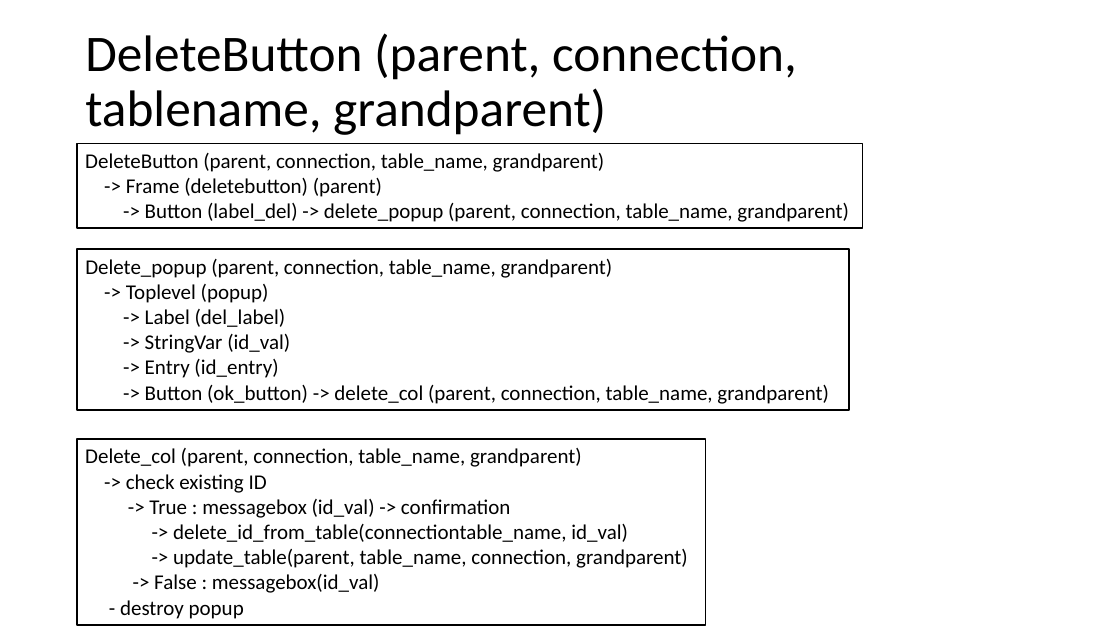
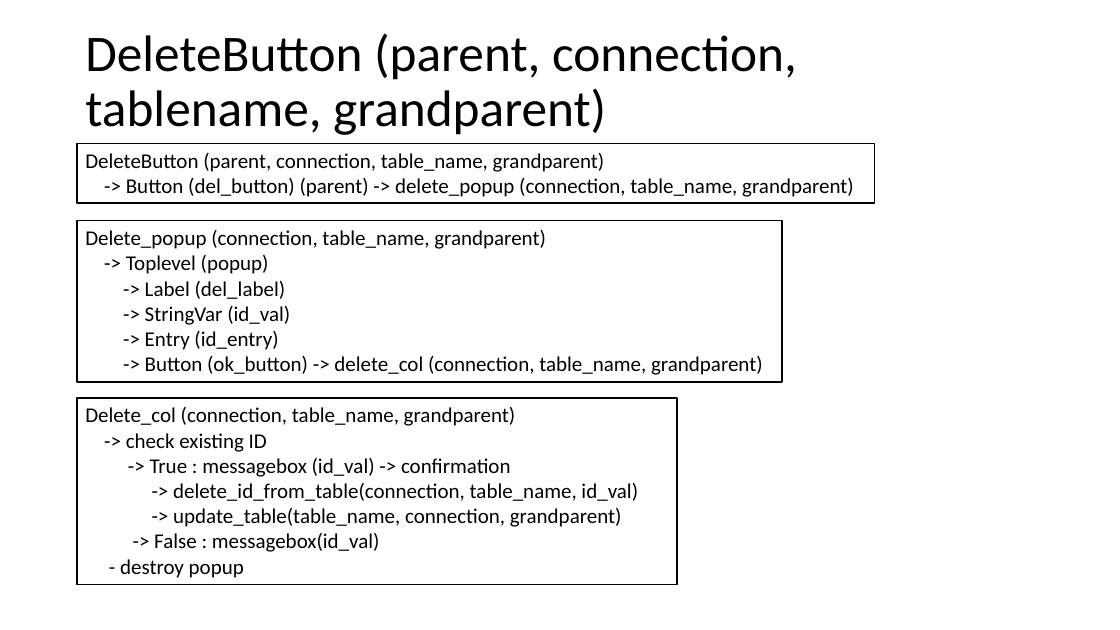
Before and after one commit to jcorain/CollaSci, a slide deck: slide 4 of GUI_schema.pptx. Drawn at 1120x630 pixels with LibreOffice and Linux fonts; fonts in the diff are those of the drawing. Boxes give left, top, right and bottom in pixels: in the first picture for what was removed or moved away, otherwise in the second. Text is boxed around its words. In the diff, an @@ line names an element or a change of style, - is before the commit and + after.

```diff
--- a/GUI_schema.pptx
+++ b/GUI_schema.pptx
@@ rectangle "DeleteButton (parent, connection, table_name, grandparent)": place and size @@
-rectangle "DeleteButton (parent, connection, table_name, grandparent)" at [77,144,863,229]
+rectangle "DeleteButton (parent, connection, table_name, grandparent)" at [77,144,875,203]
@@ text in rectangle at [126,178,854,197]: text changed @@
--> Frame (deletebutton) (parent)
--> Button (label_del) -> delete_popup (parent, connection, table_name, grandparent)
+-> Button (del_button) (parent) -> delete_popup (connection, table_name, grandparent)
@@ rectangle "Delete_popup (connection, table_name, grandparent)": place and size @@
-rectangle "Delete_popup (connection, table_name, grandparent)" at [77,250,849,411]
+rectangle "Delete_popup (connection, table_name, grandparent)" at [77,221,782,382]
@@ text in rectangle at [85,230,546,249]: text changed @@
-Delete_popup (parent, connection, table_name, grandparent)
+Delete_popup (connection, table_name, grandparent)
@@ text in rectangle at [145,356,763,375]: text changed @@
--> Button (ok_button) -> delete_col (parent, connection, table_name, grandparent)
+-> Button (ok_button) -> delete_col (connection, table_name, grandparent)
@@ rectangle "Delete_col (connection, table_name, grandparent)": place and size @@
-rectangle "Delete_col (connection, table_name, grandparent)" at [77,439,706,625]
+rectangle "Delete_col (connection, table_name, grandparent)" at [77,398,678,585]
@@ text in rectangle at [85,407,516,426]: text changed @@
-Delete_col (parent, connection, table_name, grandparent)
+Delete_col (connection, table_name, grandparent)
@@ text in rectangle at [173,483,638,527]: text changed @@
--> delete_id_from_table(connectiontable_name, id_val)
--> update_table(parent, table_name, connection, grandparent)
+-> delete_id_from_table(connection, table_name, id_val)
+-> update_table(table_name, connection, grandparent)
```
Also in this commit, not shown: 5 other slides changed, 3 other files.
